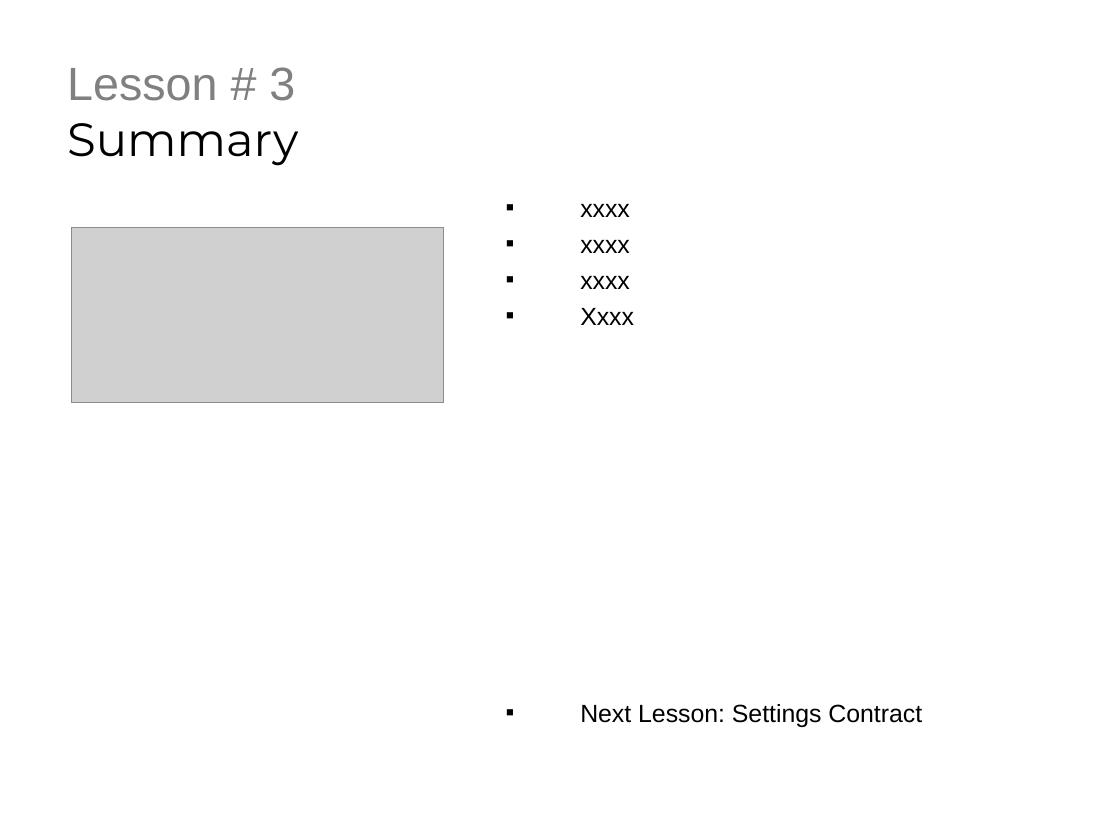
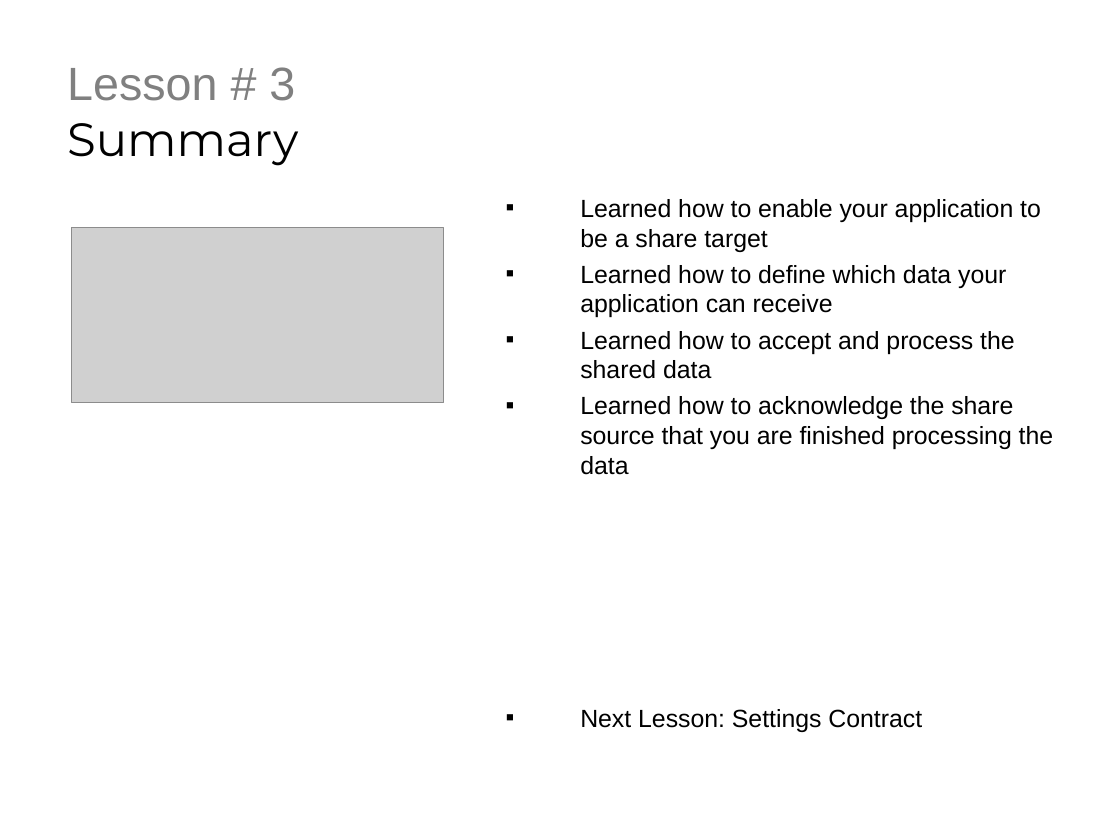
Before and after one commit to derikwhittaker/LiveLessons.WinRT, a slide deck: slide 3 of Chapter.5.Contracts/Lesson.3.ShareTarget/Chapter5.Lesson3.ppt. Drawn at 1120x840 pixels with LibreOffice and Linux fonts; fonts in the diff are those of the drawing; grey boxes stand for pictures; background and template pictures are left out. Boxes give left, top, right and bottom in pixels: in the first picture for what was removed or moved away, otherwise in the second. Text is boxed around its words. In the diff, an @@ line names an element or a change of style, - is before the commit and + after.

Commit message:
details on ppt and text files

```diff
--- a/Chapter.5.Contracts/Lesson.3.ShareTarget/Chapter5.Lesson3.ppt
+++ b/Chapter.5.Contracts/Lesson.3.ShareTarget/Chapter5.Lesson3.ppt
@@ text at (x1=580, y1=199, x2=1054, y2=475): text changed @@
-▪ xxxx
-▪ xxxx
-▪ xxxx
-▪ Xxxx
+▪ Learned how to enable your application to be a share target
+▪ Learned how to define which data your application can receive
+▪ Learned how to accept and process the shared data
+▪ Learned how to acknowledge the share source that you are finished processing the data
```
Also in this commit, not shown: 1 other slide changed, 7 other files.
